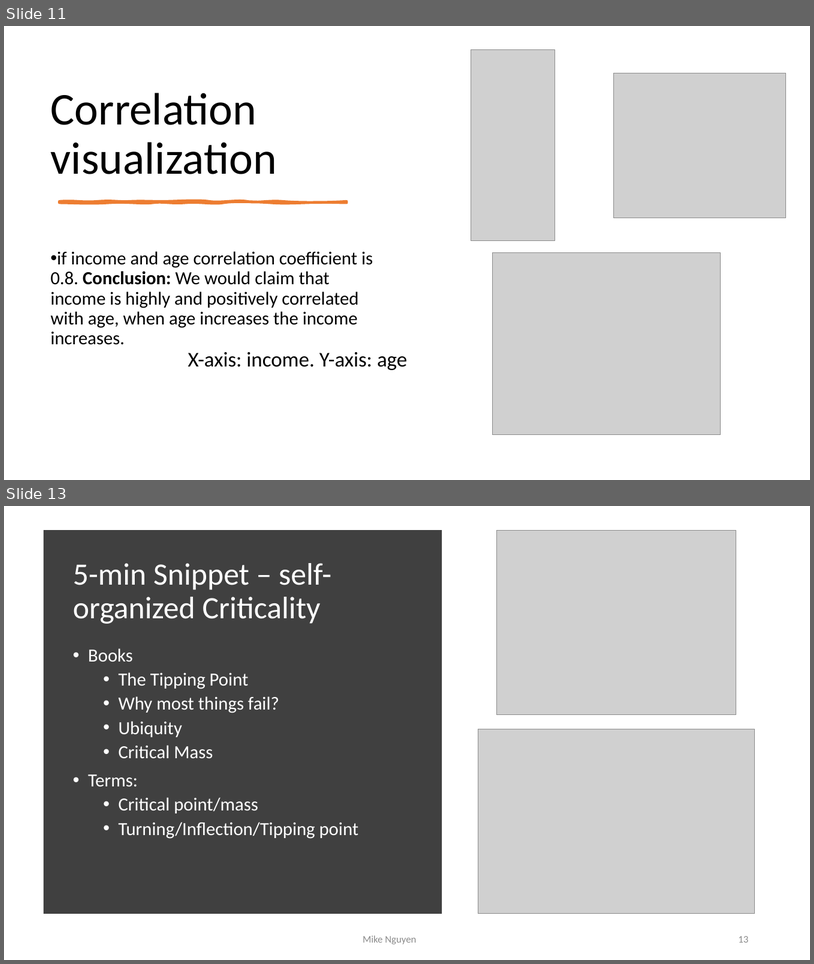
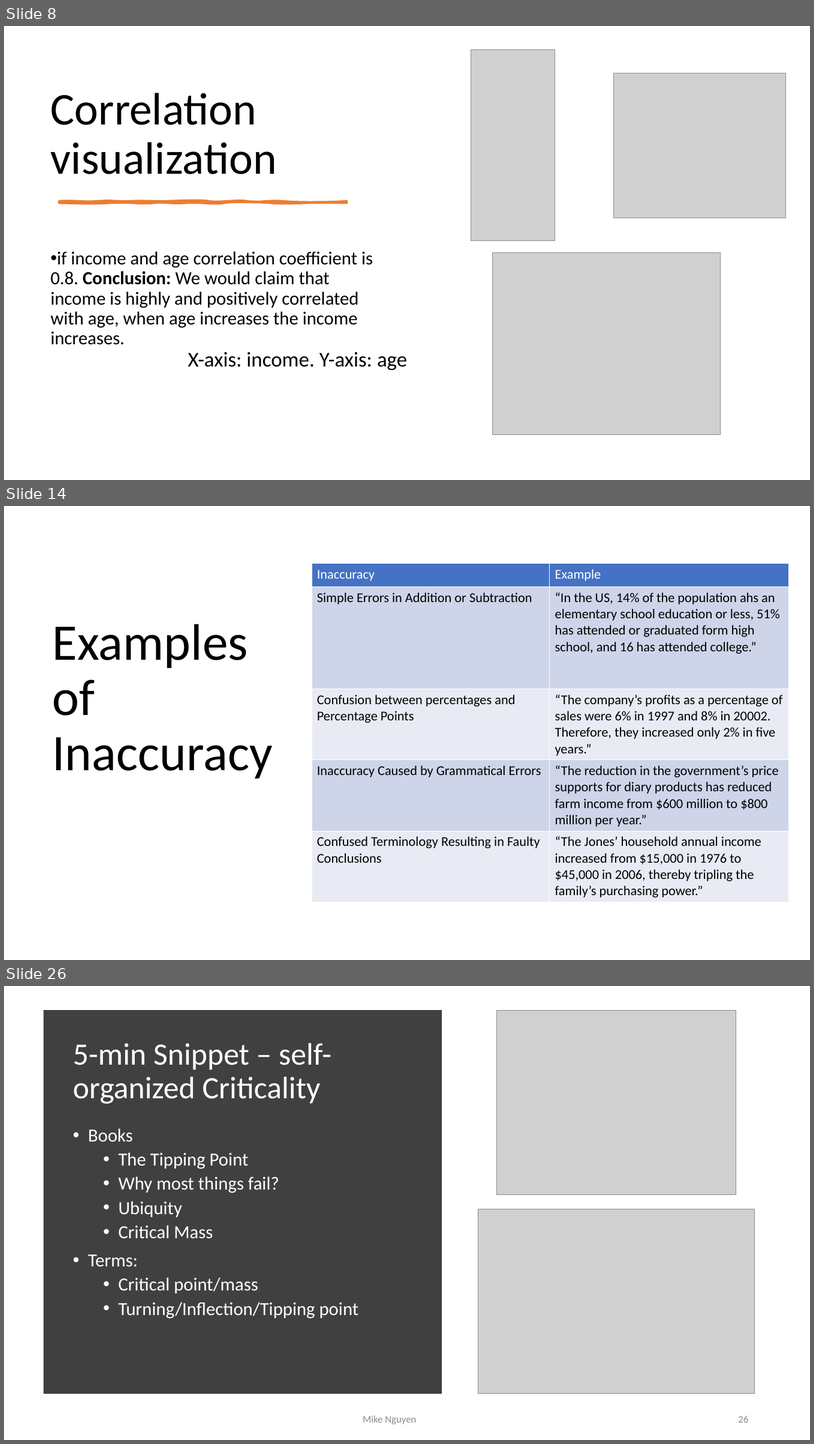
Before and after one commit to mikenguyen13/mar4050, a slide deck: lectures/11/1_Correlation.pptx. Shown one above the other, each under a label of ours: slides 11 and 13 before the commit, slides 8, 14 and 26 after it; the slides between them are not shown. The pictures are 814x964 and 814x1444 pixels, drawn with LibreOffice and Linux fonts; fonts in the diff are those of the drawing; grey boxes stand for pictures. Boxes give left, top, right and bottom in pixels: in the first picture for what was removed or moved away, otherwise in the second. Text is boxed around its words. In the diff, an @@ line names an element or a change of style, - is before the commit and + after.

```diff
--- a/lectures/11/1_Correlation.pptx
+++ b/lectures/11/1_Correlation.pptx
@@ slide 14 added at <box>4,506,810,960</box>, background #FFFFFF @@
@@ table added at <box>312,564,789,900</box>, 5 rows, 2 columns @@
+Inaccuracy | Example
+Simple Errors in Addition or Subtraction | “In the US, 14% of the population ahs an elementary school education or less, 51% has attended or graduated form high school, and 16 has attended college.”
+Confusion between percentages and Percentage Points | “The company’s profits as a percentage of sales were 6% in 1997 and 8% in 20002. Therefore, they increased only 2% in five years.”
+Inaccuracy Caused by Grammatical Errors | “The reduction in the government’s price supports for diary products has reduced farm income from $600 million to $800 million per year.”
+Confused Terminology Resulting in Faulty Conclusions | “The Jones’ household annual income increased from $15,000 in 1976 to $45,000 in 2006, thereby tripling the family’s purchasing power.”
@@ title added at <box>53,624,273,778</box>, 61 pt, text #000000 @@
+Examples of Inaccuracy
@@ what was slide 11 is now slide 8 @@
@@ what was slide 13 is now slide 26 @@
@@ page number at <box>738,1416,749,1422</box>: text changed @@
-13
+26
```
Also in this commit, not shown: 1 slide changed, 16 other slides added, 4 slides removed, 21 other files.
